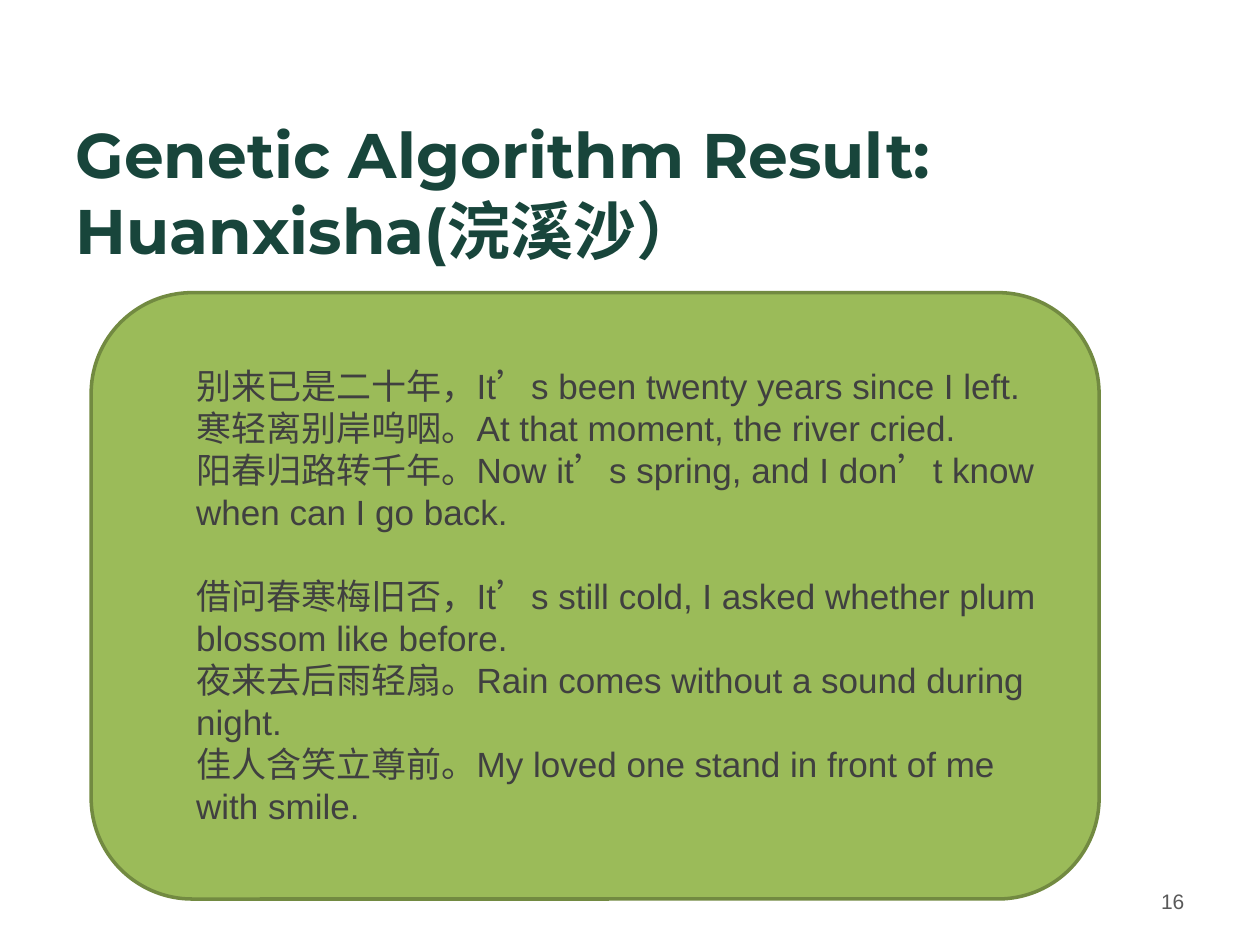
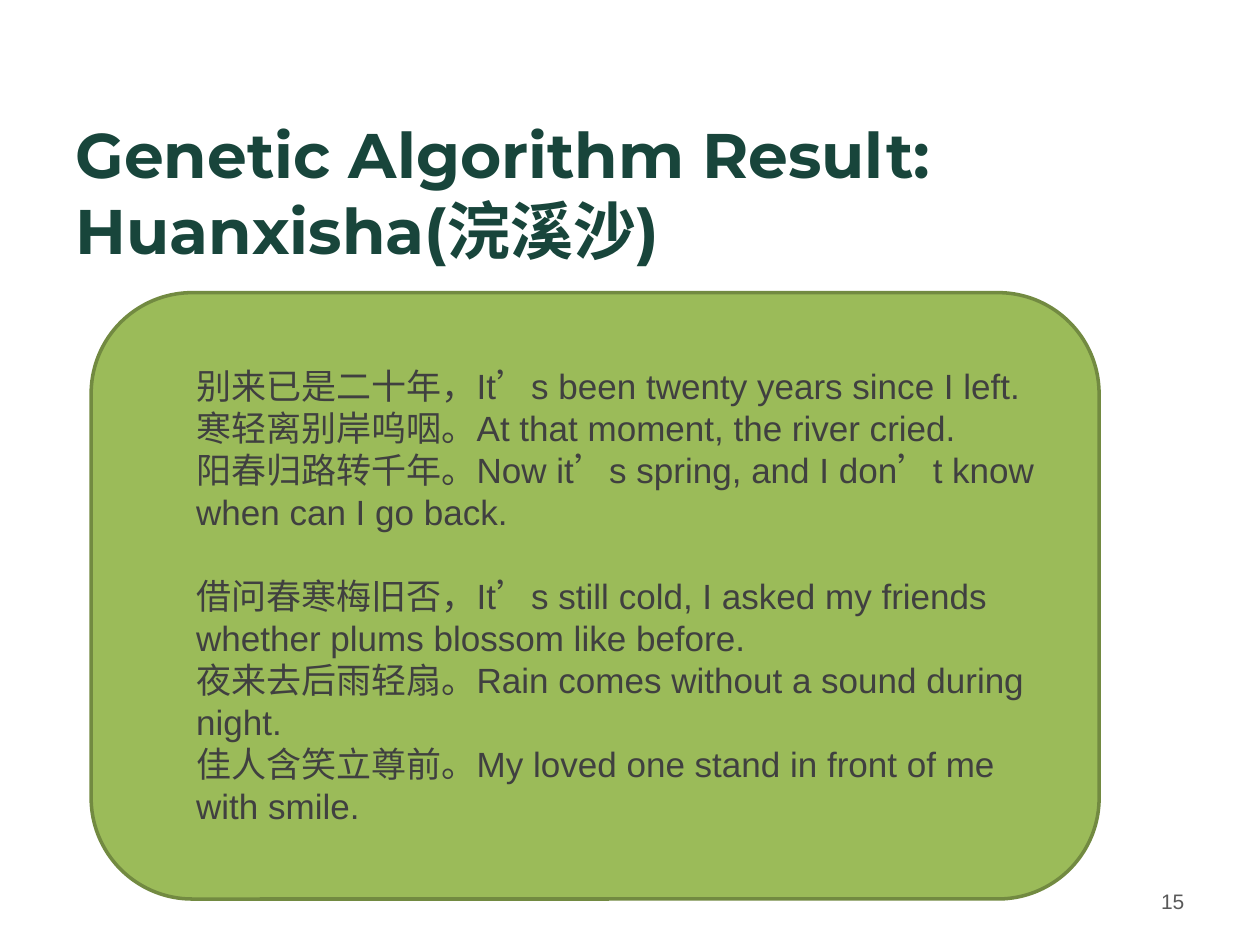
Before and after one commit to Strideradu/17spr_wang_zhu_du, a slide deck: slide 15 of Wei-GA.pptx (slide 16 before the commit). Drawn at 1260x945 pixels with LibreOffice and Linux fonts; fonts in the diff are those of the drawing; background and template pictures are left out. Boxes give left, top, right and bottom in pixels: in the first picture for what was removed or moved away, otherwise in the second. Text is boxed around its words. In the diff, an @@ line names an element or a change of style, - is before the commit and + after.

```diff
--- a/Wei-GA.pptx
+++ b/Wei-GA.pptx
@@ title at [76, 128, 930, 267]: text changed @@
-Genetic Algorithm Result: Huanxisha(浣溪沙）
+Genetic Algorithm Result: Huanxisha(浣溪沙)
@@ text in rounded rectangle at [196, 579, 987, 658]: text changed @@
-借问春寒梅旧否，It’s still cold, I asked whether plum blossom like before.
+借问春寒梅旧否，It’s still cold, I asked my friends whether plums blossom like before.
@@ page number at [1161, 894, 1184, 909]: text changed @@
-16
+15
```
Also in this commit, not shown: 10 other slides changed, 1 other file.
